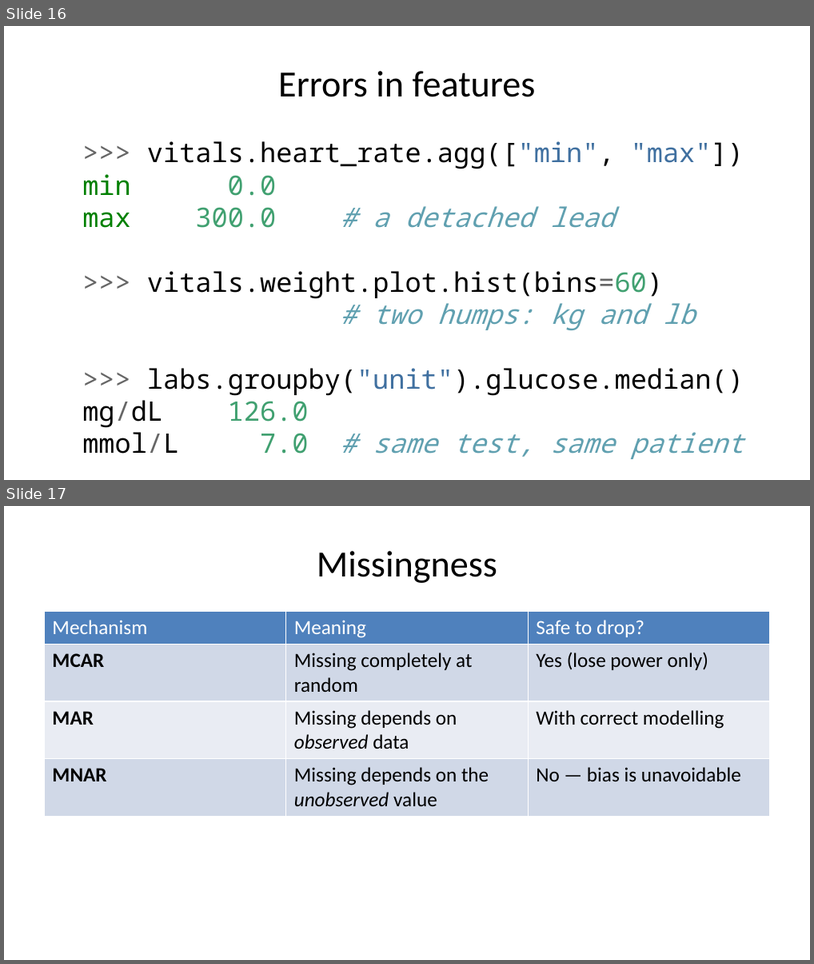
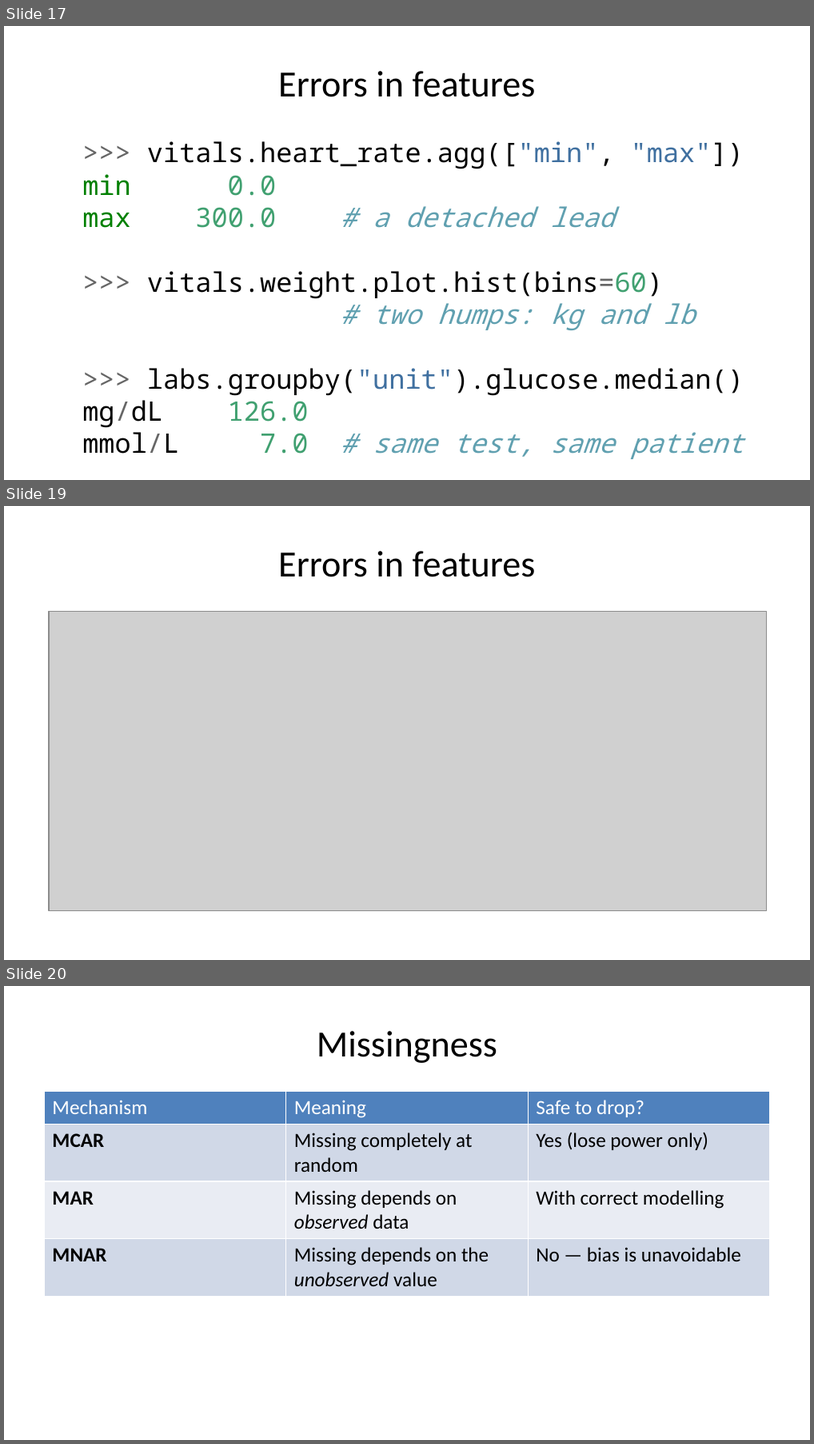
Before and after one commit to pauldubois98/AdcancedTopicsDataScience2026, a slide deck: Course01/slides.pptx. Shown one above the other, each under a label of ours: slides 16 and 17 before the commit, slides 17, 19 and 20 after it; the slides between them are not shown. The pictures are 814x964 and 814x1444 pixels, drawn with LibreOffice and Linux fonts; fonts in the diff are those of the drawing; grey boxes stand for pictures. Boxes give left, top, right and bottom in pixels: in the first picture for what was removed or moved away, otherwise in the second. Text is boxed around its words. In the diff, an @@ line names an element or a change of style, - is before the commit and + after.

Commit message:
updated slides

```diff
--- a/Course01/slides.pptx
+++ b/Course01/slides.pptx
@@ slide 19 added at box(4, 506, 810, 960), background #FFFFFF @@
@@ title added at box(278, 551, 536, 577), 33 pt, text #000000 @@
+Errors in features
@@ picture added at box(49, 612, 767, 911) @@
@@ what was slide 16 is now slide 17 @@
@@ what was slide 17 is now slide 20 @@
```
Also in this commit, not shown: 5 other slides added, 1 other file.
